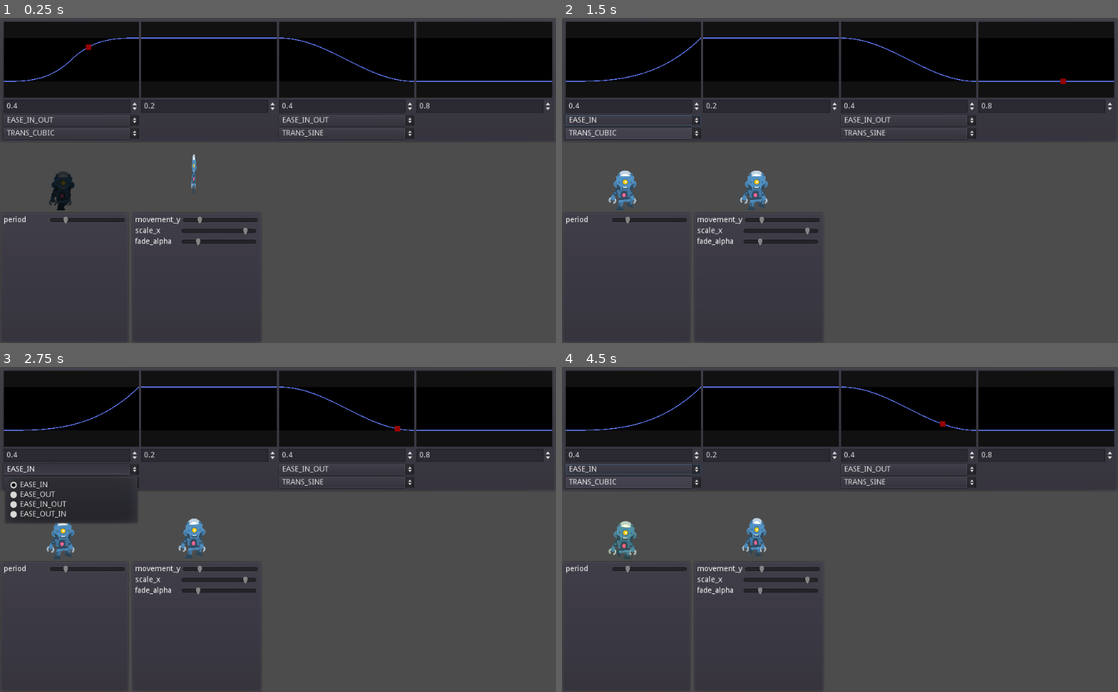
Above: before the commit, frames 1-4 (two rows, left to right).
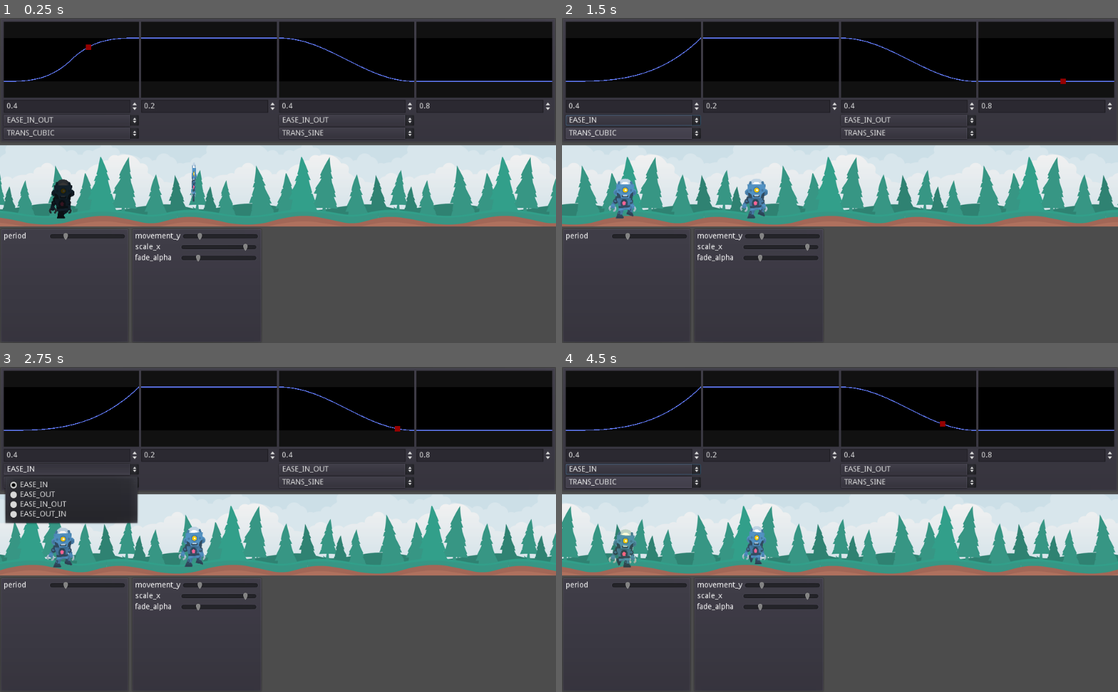
Above: after the commit, the same moments.

Repository: AnJ95/GodotTimedShaderCollection
Game: Godot game, scene res://Main.tscn
Two runs of this game, one before a commit and one after it. Both use one fixed random seed, a clock stepped at 60 frames per second and the inputs below.
Inputs:
- Up to frame 1 (0.25 s): no input
- Up to frame 2 (1.5 s): click "EASE_IN_OUT" at 0.5 s; click "TRANS_CUBIC" at 1.25 s
- Up to frame 3 (2.75 s): click "EASE_IN" at 2 s
- Up to frame 4 (4.5 s): click "TRANS_SINE" at 2.75 s; click "EASE_IN" at 3.5 s; click "TRANS_CUBIC" at 4.25 s

The runs differ from the first frame. In frame 1, 26% of the frame differs, in the area x 0-100%, y 39-75%; in frame 2, 26%; in frame 3, 24%; in frame 4, 26%.

Commit message:
Added background behind Character

Diff:
--- a/Main.gd
+++ b/Main.gd
@@ -1,2 +1,8 @@
 tool
 extends Node2D
+
+onready var background:Sprite = $CanvasLayer/Background
+
+func _process(delta):
+	if background:
+		background.region_rect.position.x += 52 * delta
--- a/Main.tscn
+++ b/Main.tscn
@@ -6,6 +6,7 @@
 [ext_resource path="res://shaders/gradientBlink.shader" type="Shader" id=4]
 [ext_resource path="res://Ease/EaseManager.tscn" type="PackedScene" id=5]
 [ext_resource path="res://shaders/beamVertical.shader" type="Shader" id=6]
+[ext_resource path="res://assets/backgroundColorForest.png" type="Texture" id=7]
 
 [sub_resource type="Gradient" id=1]
 offsets = PoolRealArray( 0, 0.25, 0.5, 0.75, 1 )
@@ -33,6 +34,12 @@
 script = ExtResource( 2 )
 
 [node name="CanvasLayer" type="CanvasLayer" parent="."]
+
+[node name="Background" type="Sprite" parent="CanvasLayer"]
+position = Vector2( 512, 310 )
+texture = ExtResource( 7 )
+region_enabled = true
+region_rect = Rect2( 4100.56, 0, 1024, 150 )
 
 [node name="VBoxContainer" type="VBoxContainer" parent="CanvasLayer"]
 anchor_right = 1.0
@@ -62,9 +69,8 @@
 shader_uniforms = [ "period,0.1,0.1,5,1" ]
 
 [node name="Character" parent="CanvasLayer/VBoxContainer/ScrollContainer/HBoxContainer/ShaderManager" instance=ExtResource( 1 )]
-position = Vector2( 115, 70 )
+position = Vector2( 115, 85 )
 scale = Vector2( 0.4, 0.4 )
-frame = 43
 
 [node name="ShaderManager2" parent="CanvasLayer/VBoxContainer/ScrollContainer/HBoxContainer" instance=ExtResource( 3 )]
 material = SubResource( 4 )
@@ -73,6 +79,5 @@
 shader_uniforms = [ "movement_y,0,1,500,100", "scale_x,0,0.1,1,0.9", "fade_alpha,0,0.1,1,0.2" ]
 
 [node name="Character" parent="CanvasLayer/VBoxContainer/ScrollContainer/HBoxContainer/ShaderManager2" instance=ExtResource( 1 )]
-position = Vector2( 115, 70 )
+position = Vector2( 115, 85 )
 scale = Vector2( 0.4, 0.4 )
-frame = 43
--- a/ShaderManager/ShaderManager.tscn
+++ b/ShaderManager/ShaderManager.tscn
@@ -18,11 +18,11 @@
 
 [node name="Spacer" type="Control" parent="."]
 margin_right = 238.0
-margin_bottom = 120.0
-rect_min_size = Vector2( 0, 120 )
+margin_bottom = 150.0
+rect_min_size = Vector2( 0, 150 )
 
 [node name="PanelContainer" type="PanelContainer" parent="."]
-margin_top = 124.0
+margin_top = 154.0
 margin_right = 238.0
 margin_bottom = 366.0
 size_flags_horizontal = 3
@@ -32,7 +32,7 @@
 margin_left = 7.0
 margin_top = 7.0
 margin_right = 231.0
-margin_bottom = 235.0
+margin_bottom = 205.0
 size_flags_horizontal = 3
 size_flags_vertical = 3
 __meta__ = {
Not shown: 1 places in Main.tscn that only renumber resources
Binary file added: assets/backgroundColorForest.png
Not shown, added: assets/backgroundColorForest.png.import
